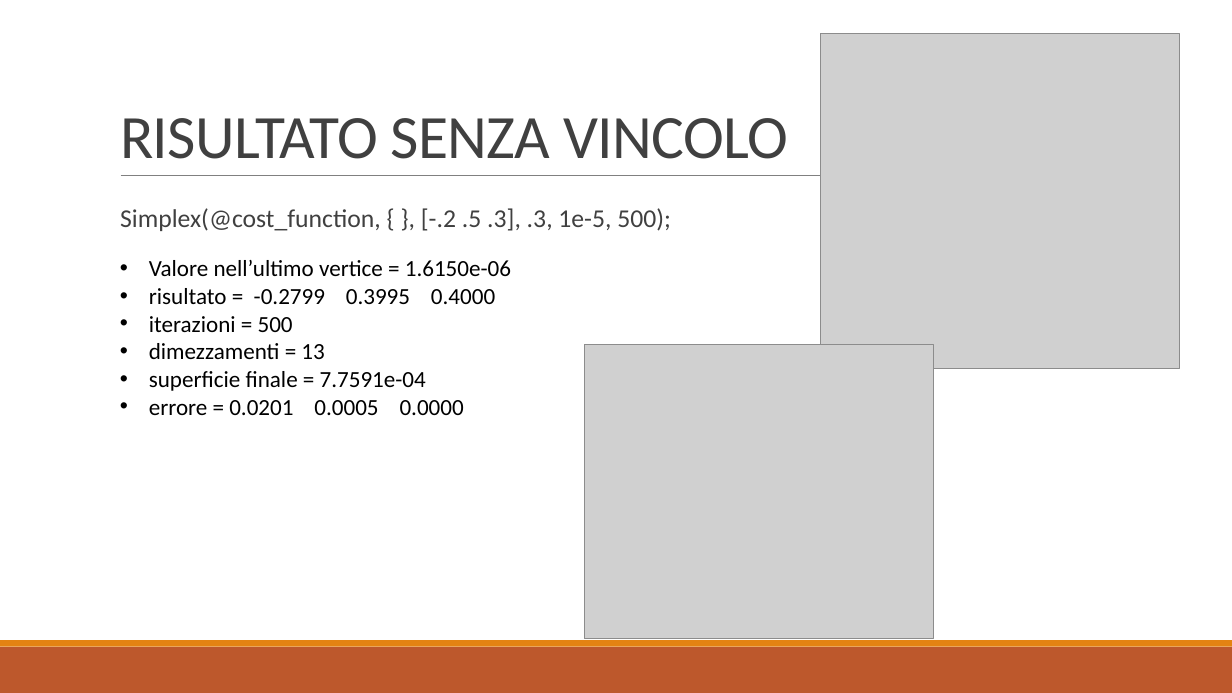
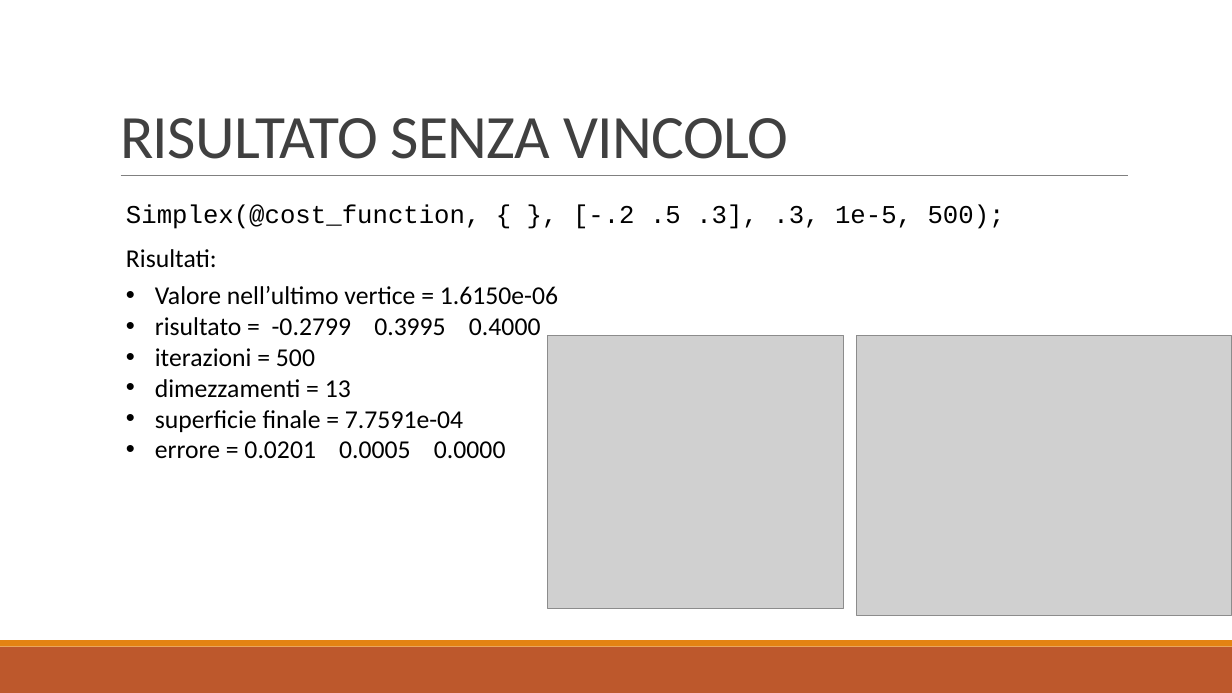
Before and after one commit to baldimario/Simplex, a slide deck: slide 15 of IDENTICAZIONE SISTEMA DI CARICHE PUNTIFORMI DA MISURE DI.pptx. Drawn at 1232x693 pixels with LibreOffice and Linux fonts; fonts in the diff are those of the drawing; grey boxes stand for pictures. Boxes give left, top, right and bottom in pixels: in the first picture for what was removed or moved away, otherwise in the second. Text is boxed around its words. In the diff, an @@ line names an element or a change of style, - is before the commit and + after.

```diff
--- a/IDENTICAZIONE SISTEMA DI CARICHE PUNTIFORMI DA MISURE DI.pptx
+++ b/IDENTICAZIONE SISTEMA DI CARICHE PUNTIFORMI DA MISURE DI.pptx
@@ picture removed at [821,33,1180,369] @@
@@ text "Simplex(@cost_function, { }, [-.2 .5 ..." at [126,204,1005,229]: font Calibri to Courier New, text colour #404040 to #000000; bullet   to none; line spacing 0.9 to 1; less space between paragraphs @@
@@ text added at [126,249,217,268], 20 pt, text #000000 @@
+Risultati:
@@ text "Valore nell’ultimo vertice = 1.6150e-06": place and size @@
-text "Valore nell’ultimo vertice = 1.6150e-06" at [149,260,511,415]
+text "Valore nell’ultimo vertice = 1.6150e-06" at [155,286,558,458]
@@ text "Valore nell’ultimo vertice = 1.6150e-06" at [155,286,558,458]: size 18 to 20 pt @@
@@ picture: place and size @@
-picture at [584,345,933,639]
+picture at [548,335,844,609]
@@ picture added at [857,335,1232,616] @@
```
Also in this commit, not shown: 2 other slides changed, 1 other file.
